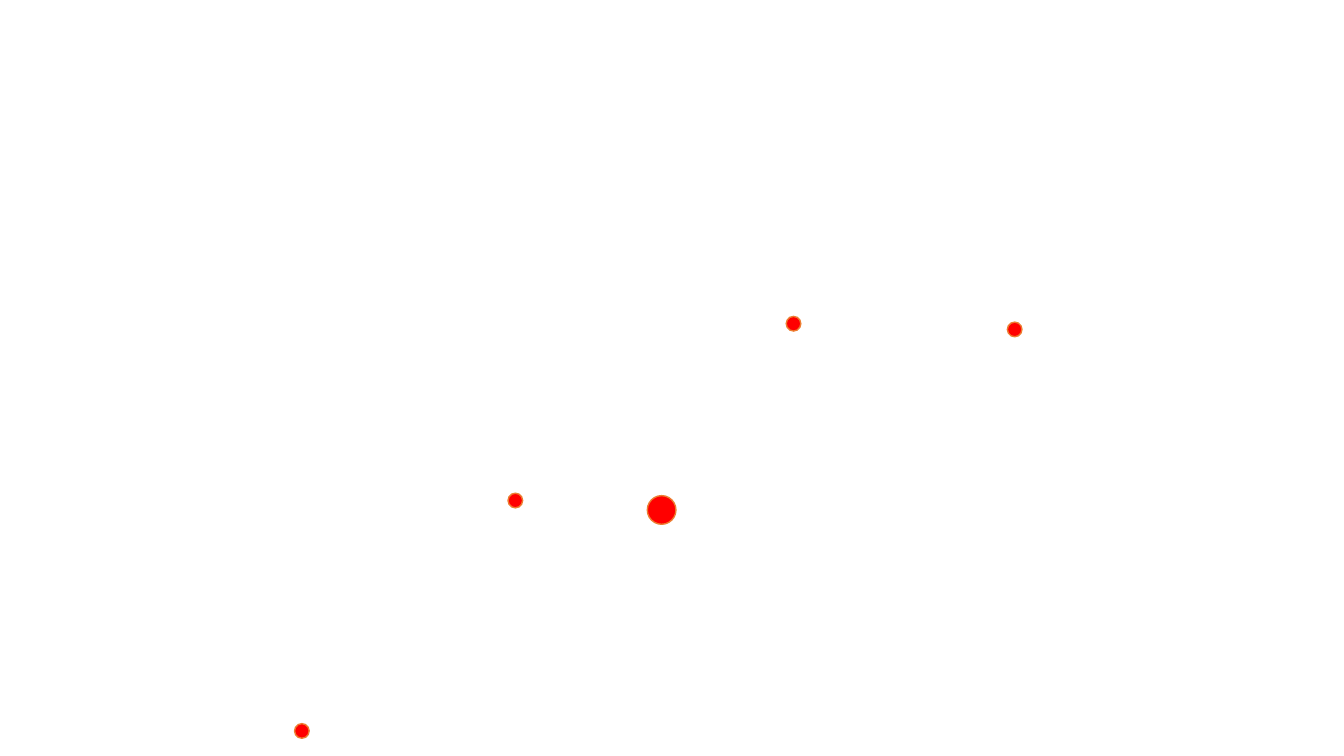
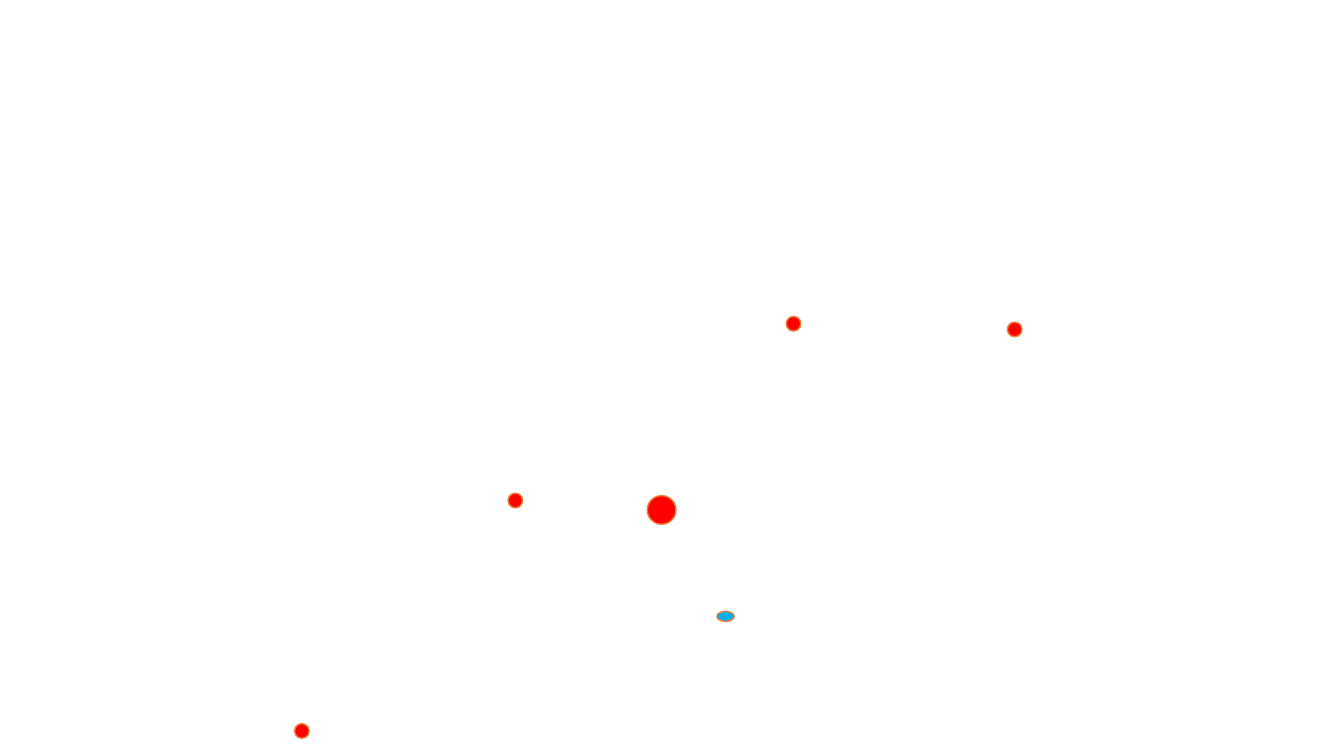
Before and after one commit to caroan/MyWebStudy, a slide deck: slide 2 of 교육상황.pptx. Drawn at 1344x756 pixels with LibreOffice and Linux fonts; fonts in the diff are those of the drawing; background and template pictures are left out. Boxes give left, top, right and bottom in pixels: in the first picture for what was removed or moved away, otherwise in the second. Text is boxed around its words. In the diff, an @@ line names an element or a change of style, - is before the commit and + after.

```diff
--- a/교육상황.pptx
+++ b/교육상황.pptx
@@ ellipse added at (717, 612, 734, 622), fill #00B0F0, outline #ED7D31 1 pt @@
```
Also in this commit, not shown: 14 other files.
